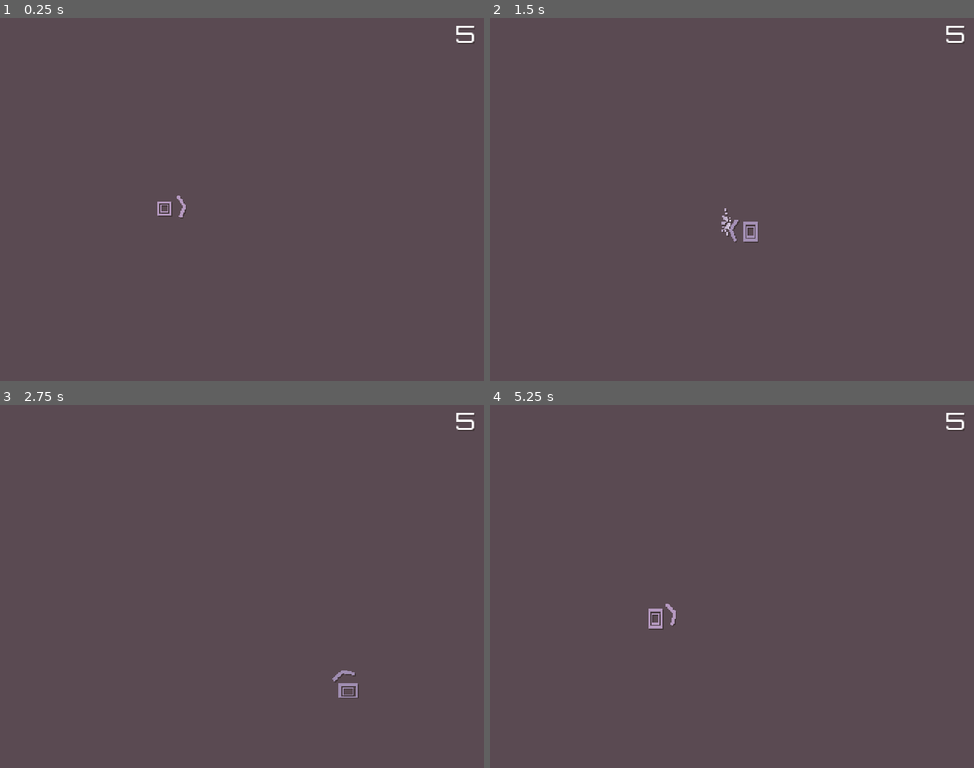
Above: before the commit, frames 1-4 (two rows, left to right).
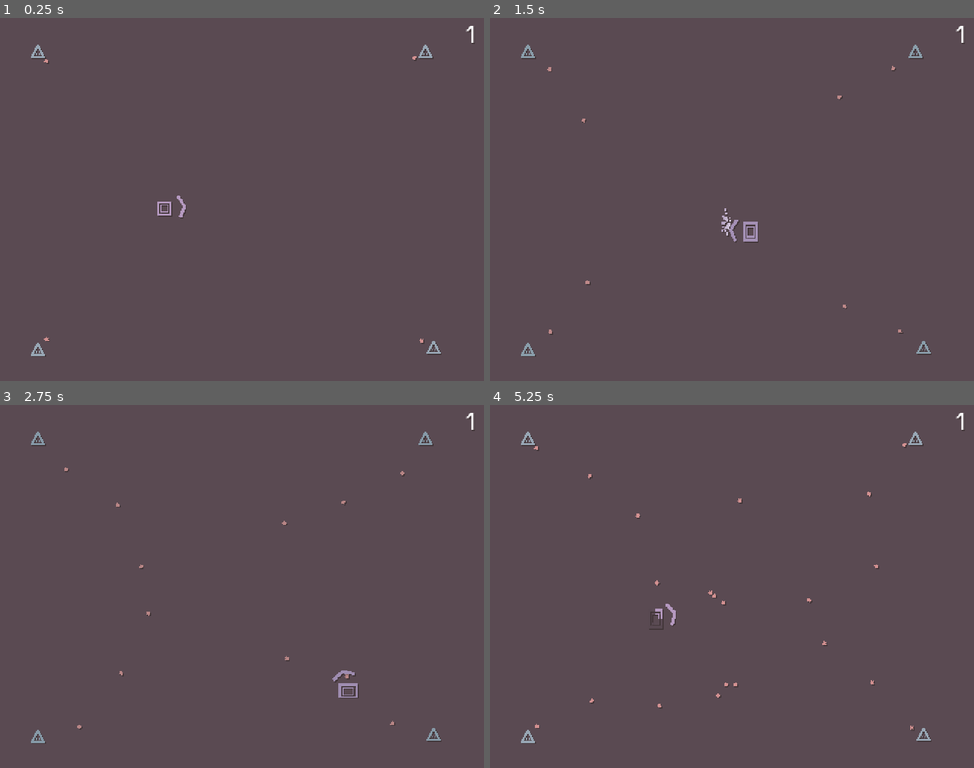
Above: after the commit, the same moments.

Repository: skibbl-dev/bisk-it-for-the-Ruscuit
Game: Godot game, scene res://scenes/game.tscn
Two runs of this game, one before a commit and one after it. Both use one fixed random seed, a clock stepped at 60 frames per second and the inputs below. This scene is started directly instead of the project's main scene. Sound files missing from this copy of the repository are replaced by a short silence.
Inputs (mouse positions are in pixels of both pictures, inside the frame that each line leads up to):
- Up to frame 1 (0.25 s): no input
- Up to frame 2 (1.5 s): move the mouse to (838, 181) at 0.52 s; hold D (right) 0.53-1.28 s; right-click (838, 181) at 0.6 s; move the mouse to (635, 217) at 1.27 s; hold S (down) from 1.28 s (still down); click (635, 217) at 1.35 s
- Up to frame 3 (2.75 s): move the mouse to (290, 506) at 2.02 s; release S (down) at 2.03 s; hold D (right) from 2.03 s (still down); right-click (290, 506) at 2.1 s
- Up to frame 4 (5.25 s): move the mouse to (707, 659) at 2.77 s; release D (right) at 2.78 s; hold W (up) 2.78-3.53 s; click (707, 659) at 2.85 s; move the mouse to (877, 640) at 3.52 s; hold A (left) 3.53-5.03 s; right-click (877, 640) at 3.6 s; move the mouse to (586, 532) at 4.27 s; click (586, 532) at 4.35 s; move the mouse to (756, 586) at 5.02 s; hold S (down) from 5.03 s (still down); right-click (756, 586) at 5.1 s

The runs differ from the first frame. In frame 1, 0.4% of the frame differs, in the area x 6-99%, y 2-94%; in frame 2, 0.5%; in frame 3, 0.5%; in frame 4, 0.7%.
Error before the commit: Parse Error: Identifier "Game" not declared in the current scope. (res://scripts/enemy_spawner.gd:10)

Commit message:
Revert "idk wha t this iss"
This reverts commit 435aaba8199538e20a5f6ee44813ee21352d572c.

Diff:
--- a/scripts/game.gd
+++ b/scripts/game.gd
@@ -1,16 +1,28 @@
+class_name Game
 extends Node2D
 
 const MISTA_GREEN_ROUGH_START = preload("res://assets/music/mista green rough start.wav")
 const MISTA_GREEN_ROUGH_LOOP = preload("res://assets/music/mista green rough loop.wav")
 
+@onready var bullet_container: Node2D = $BulletContainer
+@onready var enemy_spawner: Node2D = $EnemySpawner
+
+static var INSTANCE
+
 func _ready() -> void:
+	Game.INSTANCE = self
 	$PulsePlayer.play("pulse")
 	#Conductor.set_song(MISTA_GREEN_ROUGH_START, 81)
 	#Conductor.set_song(MISTA_GREEN_ROUGH_START, 162)
 	#Conductor.play()
 	Conductor.connect("finished", _loop)
+	enemy_spawner.spawn_next_wave()
 
 func _loop():
 	#Conductor.set_song(MISTA_GREEN_ROUGH_LOOP, 81)
 	Conductor.set_song(MISTA_GREEN_ROUGH_LOOP, 162)
 	Conductor.play()
+
+func enemy_died():
+	if(enemy_spawner.current_wave.get_children().size() <= 1):
+		enemy_spawner.spawn_next_wave()
